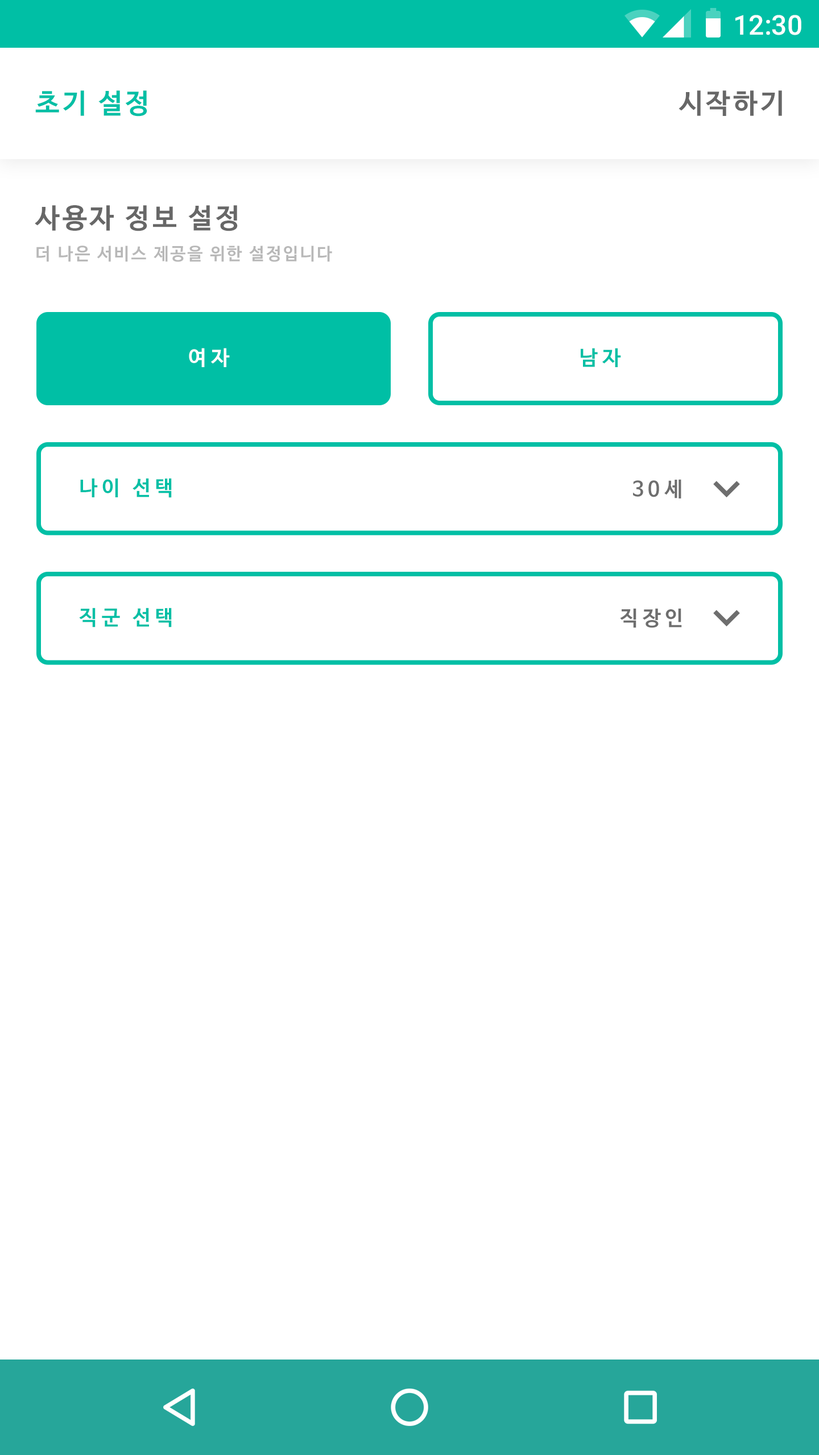
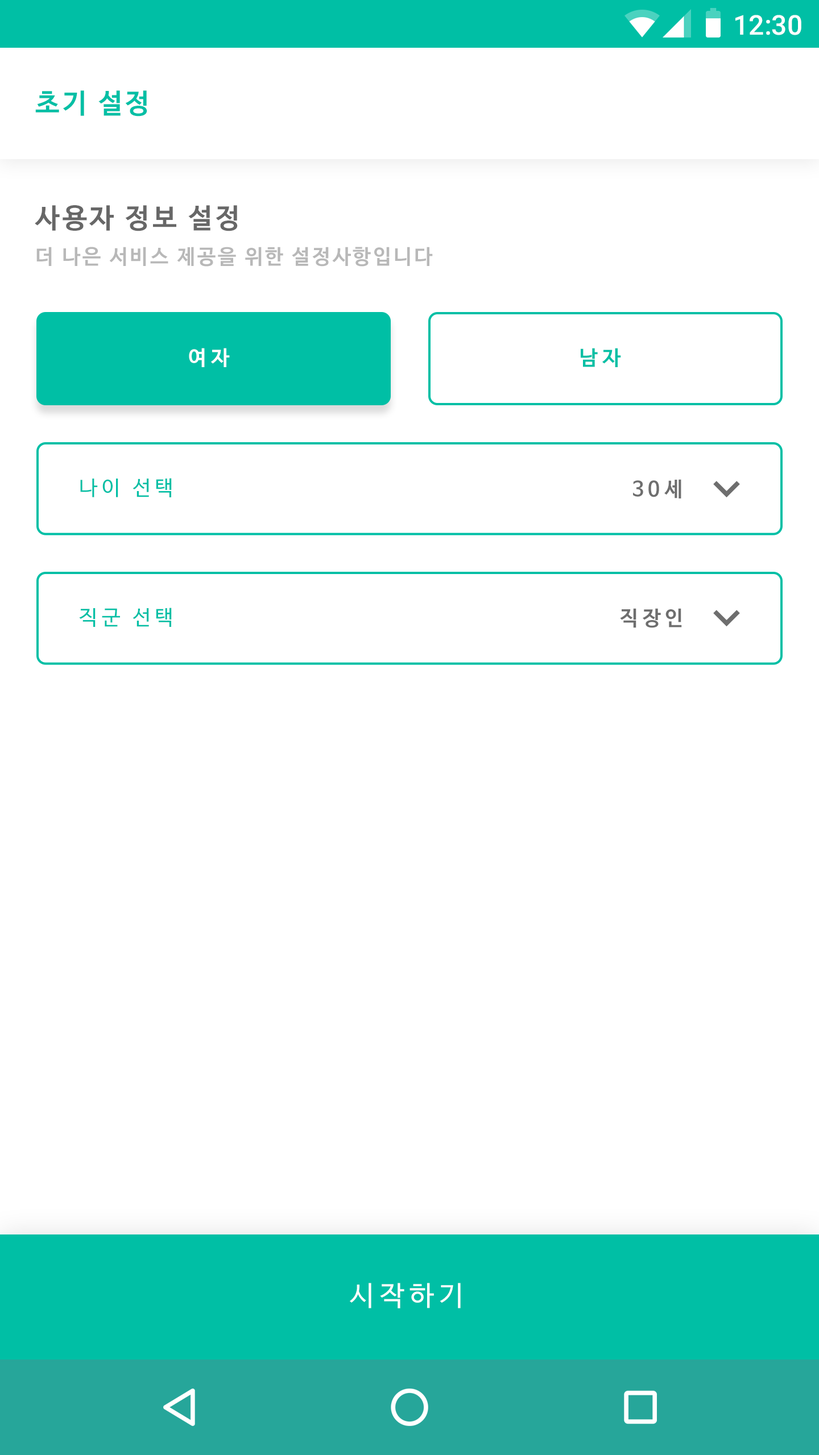
Comparing the layer stacks of the two 819 × 1455 images. Changes:
painted on "직군 선택" over [79, 607, 172, 628]
renamed "더 나은 서비스 제공을 위한 설정입니다" to "더 나은 서비스 제공을 위한 설정사항입니다", painted on it over [36, 245, 433, 267]
moved "시작하기" above "bottom bar", painted on it over [349, 90, 782, 1309]
added layer "bottom bar" in group "Action Bar" over [0, 1234, 819, 1360]
painted on "Rounded Rectangle 1 copy 4" over [428, 312, 783, 406]
painted on "Rounded Rectangle 1 copy 3" over [36, 312, 391, 406]
painted on "나이 선택" over [80, 478, 172, 498]
painted on "Rounded Rectangle 1 copy" over [36, 442, 783, 536]
painted on "Rounded Rectangle 1 copy 2" over [36, 571, 783, 666]
